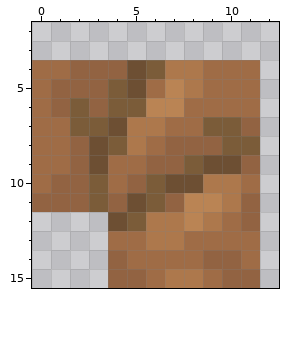
Pixel-art sprite: assets/cubyz/blocks/textures/branch/palm/bend.png. The first picture shows the starting point.
The file is 16x16 pixels. Shown: x 0..12, y 2..15.
After the commit:
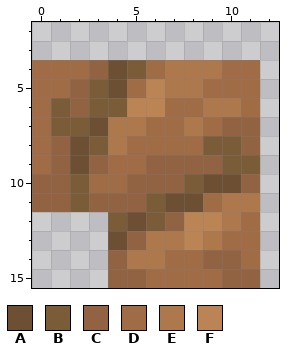
Palette (. is transparent): A #6d4f33  B #7b5c39  C #926342  D #9f6c46  E #ad784c  F #ba8454
From old to new:
Changed rows in their new state; - is an unchanged pixel.
first column x 0:
 4 --D-ABD--E--
 5 -D-BADFE----
 6 -BCB-F-D-EE-
 7 -B-AE-D-EDC-
 8 -CABED-DDB-C
 9 -CAC----CCBB
10 C-BD--CCBAAC
11 --BC-C-AAD-E
12 ----BABC-FED
13 ----AC--FE--
14 -----EE-----
15 -------DD---
